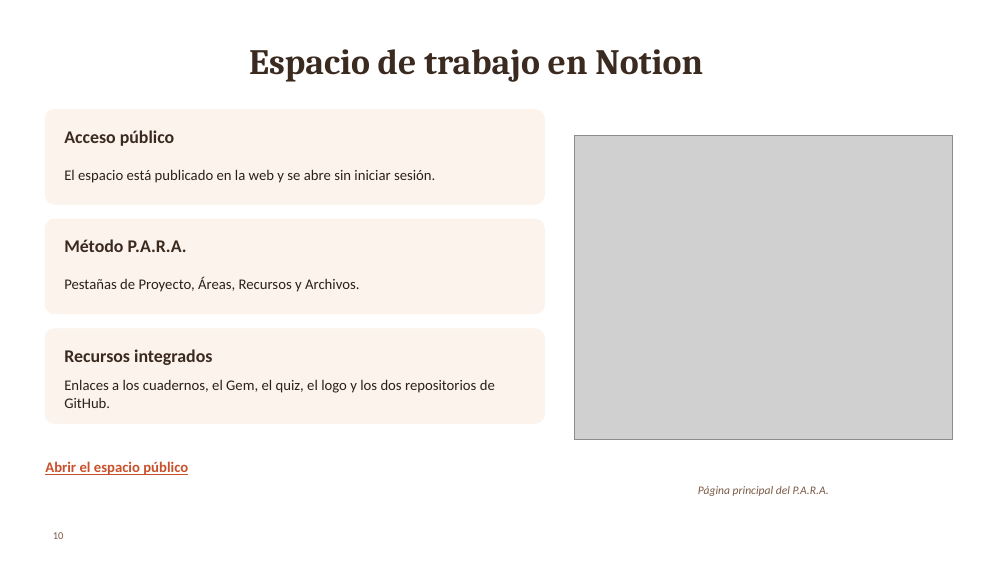
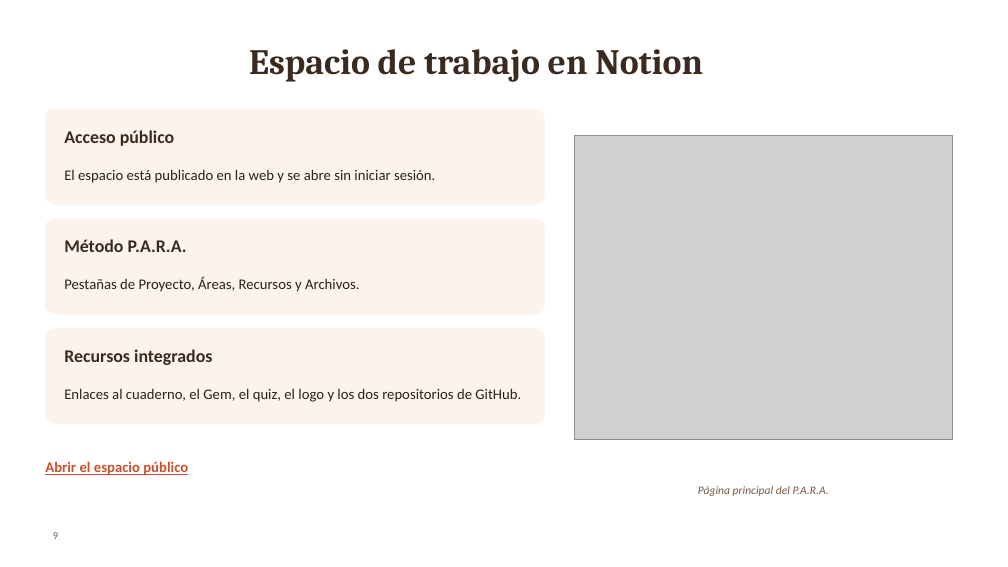
Before and after one commit to Ricardo-lainez/RicardoLainez36838_G5_ADSW, a slide deck: slide 9 of Informe final/Presentacion_PARA_Bocatto_G5.pptx (slide 10 before the commit). Drawn at 1008x567 pixels with LibreOffice and Linux fonts; fonts in the diff are those of the drawing; grey boxes stand for pictures; background and template pictures are left out. Boxes give left, top, right and bottom in pixels: in the first picture for what was removed or moved away, otherwise in the second. Text is boxed around its words. In the diff, an @@ line names an element or a change of style, - is before the commit and + after.

```diff
--- a/Informe final/Presentacion_PARA_Bocatto_G5.pptx
+++ b/Informe final/Presentacion_PARA_Bocatto_G5.pptx
@@ text at box(64, 388, 521, 402): text changed @@
-Enlaces a los cuadernos, el Gem, el quiz, el logo y los dos repositorios de GitHub.
+Enlaces al cuaderno, el Gem, el quiz, el logo y los dos repositorios de GitHub.
@@ page number at box(53, 532, 58, 539): text changed @@
-10
+9
```
Also in this commit, not shown: 3 other slides changed, 1 slide removed, 14 other files.
